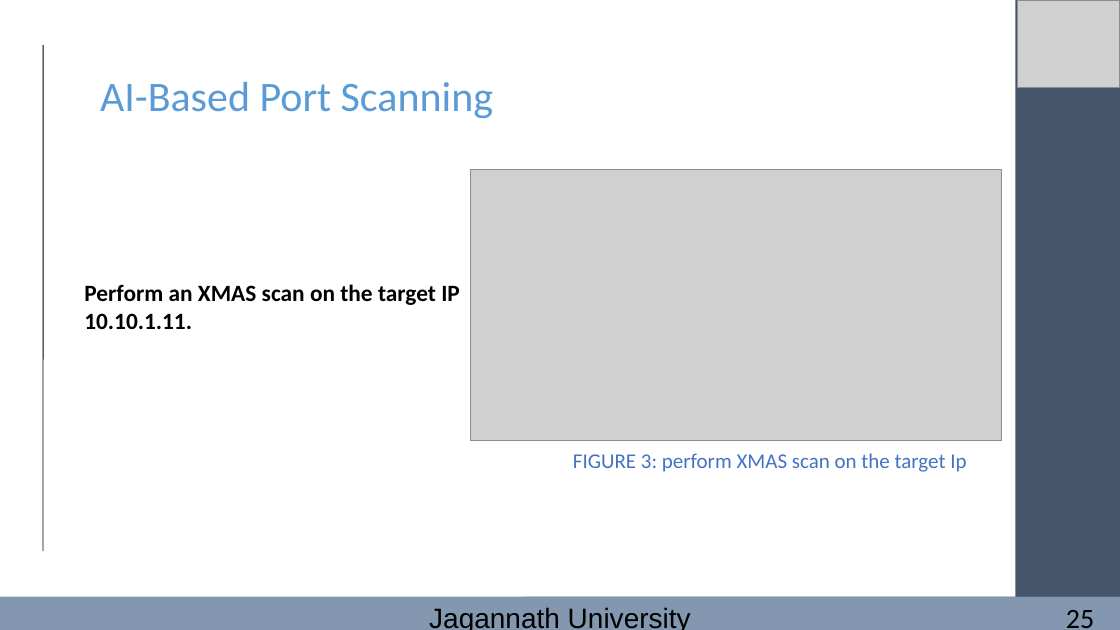
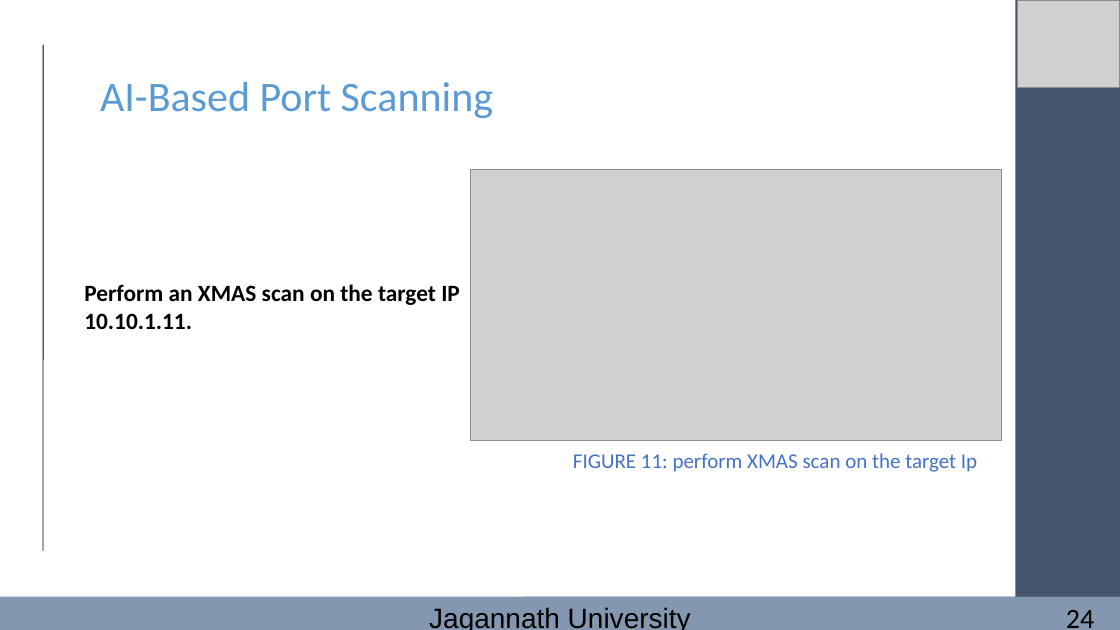
Before and after one commit to FarhanaSuci/MSc_JnU_PresentationSlides, a slide deck: slide 24 of Presentetion_EthicalHacking (1).pptx. Drawn at 1120x630 pixels with LibreOffice and Linux fonts; fonts in the diff are those of the drawing; grey boxes stand for pictures. Boxes give left, top, right and bottom in pixels: in the first picture for what was removed or moved away, otherwise in the second. Text is boxed around its words. In the diff, an @@ line names an element or a change of style, - is before the commit and + after.

```diff
--- a/Presentetion_EthicalHacking (1).pptx
+++ b/Presentetion_EthicalHacking (1).pptx
@@ text at (573, 453, 977, 472): text changed @@
-FIGURE 3: perform XMAS scan on the target Ip
+FIGURE 11: perform XMAS scan on the target Ip
@@ text at (1066, 610, 1094, 628): text changed @@
-25
+24
```
Also in this commit, not shown: 30 other slides changed.
